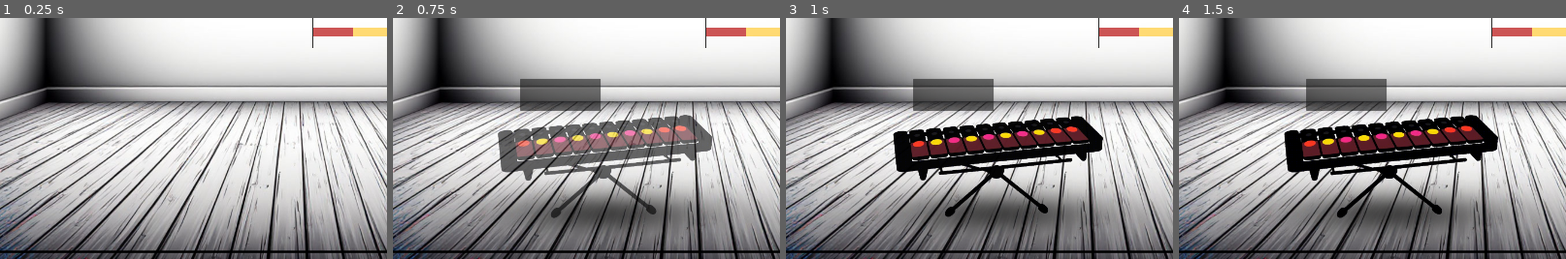
Above: before the commit, frames 1-4 (left to right).
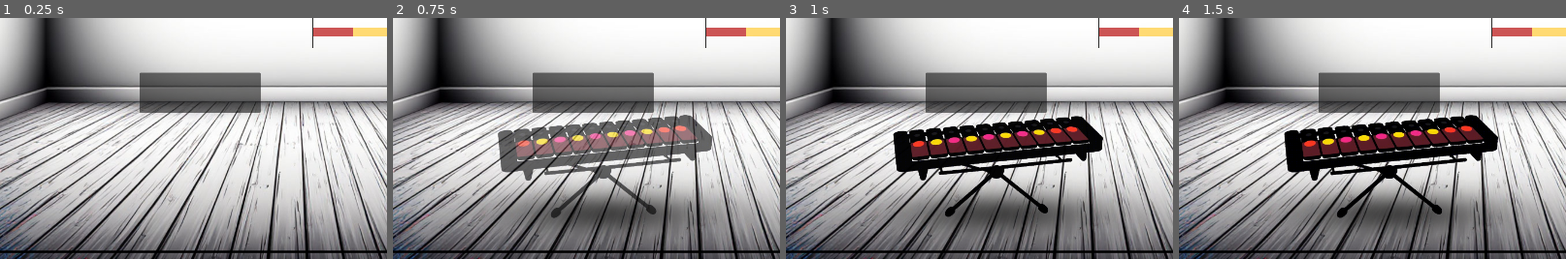
Above: after the commit, the same moments.

Repository: otumno/Bandgo
Game: Godot game, scene res://project/scenes/Game.tscn
Two runs of this game, one before a commit and one after it. Both use one fixed random seed, a clock stepped at 60 frames per second and the inputs below. This scene is started directly instead of the project's main scene.
Inputs (mouse positions are % of the whole screen's width and height, from its top left):
- Up to frame 1 (0.25 s): no input
- Up to frame 2 (0.75 s): click (10, 22) at 0.5 s
- Up to frame 3 (1 s): no input
- Up to frame 4 (1.5 s): click (26, 22) at 1.27 s
The pictures show only the part of the screen within x 12-62%, y 47-97%; the shares and areas given below are measured in that part.

The runs differ from the first frame. In frame 1, 5.3% of the frame differs, in the area x 36-68%, y 22-40%; in frame 2, 3.4%; in frame 3, 3.4%; in frame 4, 3.4%.

Commit message:
still semistable

Diff:
--- a/project/scenes/Game.tscn
+++ b/project/scenes/Game.tscn
@@ -10,18 +10,11 @@
 [ext_resource type="Script" uid="uid://c75nob438sph0" path="res://project/scripts/BPM_Manager.gd" id="7_f3117"]
 [ext_resource type="Script" uid="uid://cyi4htwqahhjt" path="res://project/scripts/Instrument.gd" id="10_mvo24"]
 [ext_resource type="Texture2D" uid="uid://cx4cbbkkni0bj" path="res://project/assets/textures/Shadow.png" id="13_n55ws"]
-[ext_resource type="AudioStream" uid="uid://1sgsdhge4w7g" path="res://project/assets/sounds/xylophon_1.ogg" id="14_lpm4y"]
-[ext_resource type="AudioStream" uid="uid://b8obbfx45w55r" path="res://project/assets/sounds/Barrel_Tom.ogg" id="14_nooqs"]
 [ext_resource type="Script" uid="uid://df1wy3kgm5iwy" path="res://project/scripts/PlayerUI.gd" id="14_qo2pe"]
-[ext_resource type="AudioStream" uid="uid://cexwuu2jf8lbn" path="res://project/assets/sounds/Barrel_Fail.ogg" id="15_ftep8"]
 [ext_resource type="Script" uid="uid://cckliyyl5npbh" path="res://project/scripts/BPM_SpritePulser.gd" id="15_nooqs"]
-[ext_resource type="AudioStream" uid="uid://dgpfnx58hv8hk" path="res://project/assets/sounds/xylophon_2.ogg" id="15_qlf8t"]
 [ext_resource type="Texture2D" uid="uid://bwobsrgdgjyrg" path="res://project/assets/textures/FRAME_1.png" id="16_ftep8"]
-[ext_resource type="AudioStream" uid="uid://dlk4cmhqva4db" path="res://project/assets/sounds/xylophon_3.ogg" id="16_n55ws"]
 [ext_resource type="Texture2D" uid="uid://dv6pg3jv73gwi" path="res://project/assets/textures/FRAME_2.png" id="17_27fkg"]
-[ext_resource type="AudioStream" uid="uid://clnxb7pknphow" path="res://project/assets/sounds/xylophon_4.ogg" id="17_rbt3f"]
 [ext_resource type="Texture2D" uid="uid://b77702pbc12b3" path="res://project/assets/textures/Xylophone.png" id="19_qlf8t"]
-[ext_resource type="PackedScene" uid="uid://cxu2mdfufhifo" path="res://project/scenes/ScorePopup.tscn" id="19_rbt3f"]
 [ext_resource type="AudioStream" uid="uid://cwv6euhypeclj" path="res://project/assets/sounds/Pata/Hay1.mp3" id="23_3kfp1"]
 [ext_resource type="AudioStream" uid="uid://duudovo1yobfm" path="res://project/assets/sounds/Pata/Hay2.mp3" id="24_i1c61"]
 [ext_resource type="Texture2D" uid="uid://b7nlbr70vc8v2" path="res://project/assets/textures/Tom1.png" id="24_n55ws"]
@@ -30,7 +23,6 @@
 [ext_resource type="PackedScene" uid="uid://6mtbhdt45dg6" path="res://project/scenes/Instruments/tomtom.tscn" id="29_sbvte"]
 [ext_resource type="PackedScene" uid="uid://d13po65stxlat" path="res://project/scenes/Instruments/pata.tscn" id="30_3kfp1"]
 [ext_resource type="PackedScene" uid="uid://cnxt0hd28011t" path="res://project/scenes/Instruments/pon.tscn" id="31_i1c61"]
-[ext_resource type="AudioStream" uid="uid://d1ybuhfyh30af" path="res://project/assets/sounds/Pata/pon-drum_YpFMJmj.mp3" id="32_i1c61"]
 
 [sub_resource type="RectangleShape2D" id="RectangleShape2D_f3117"]
 size = Vector2(519.804, 113)
@@ -90,11 +82,7 @@
 [node name="Instrument_Xylo" type="Area2D" parent="."]
 visible = false
 script = ExtResource("10_mvo24")
-sound_pattern = Array[AudioStream]([ExtResource("14_lpm4y"), ExtResource("15_qlf8t"), ExtResource("16_n55ws"), ExtResource("17_rbt3f")])
-first_click_sound = ExtResource("14_lpm4y")
-fail_sound = ExtResource("15_ftep8")
 instrument_type = "xylophone"
-score_popup_scene = ExtResource("19_rbt3f")
 
 [node name="Sprite2D" type="Sprite2D" parent="Instrument_Xylo"]
 position = Vector2(754, 934)
@@ -111,10 +99,6 @@
 [node name="Instrument_Tom" type="Area2D" parent="."]
 visible = false
 script = ExtResource("10_mvo24")
-sound_pattern = Array[AudioStream]([ExtResource("14_nooqs")])
-first_click_sound = ExtResource("14_nooqs")
-fail_sound = ExtResource("15_ftep8")
-score_popup_scene = ExtResource("19_rbt3f")
 
 [node name="Sprite2D" type="Sprite2D" parent="Instrument_Tom"]
 position = Vector2(1173, 935)
@@ -216,8 +200,11 @@
 
 [node name="Xylophone" parent="." instance=ExtResource("28_s8cov")]
 visible = false
-input_keys = Array[String]([])
-combo_colors = Array[Color]([Color(1, 0.843137, 0, 1), Color(0.862745, 0.0784314, 0.235294, 1), Color(0, 0.74902, 1, 1)])
+sound_pattern = Array[AudioStream]([])
+first_click_sound = null
+fail_sound = null
+input_keys = Array[AudioStream]([])
+score_popup_scene = null
 
 [node name="Sprite2D2" type="Sprite2D" parent="Xylophone"]
 position = Vector2(760, 1051)
@@ -226,7 +213,11 @@
 
 [node name="Tomtom" parent="." instance=ExtResource("29_sbvte")]
 visible = false
-input_keys = Array[String]([])
+sound_pattern = Array[AudioStream]([])
+first_click_sound = null
+fail_sound = null
+input_keys = Array[AudioStream]([])
+score_popup_scene = null
 display_offset = Vector2(0, 50)
 
 [node name="Sprite2D2" type="Sprite2D" parent="Tomtom"]
@@ -236,9 +227,16 @@
 
 [node name="Pata" parent="." instance=ExtResource("30_3kfp1")]
 visible = false
+sound_pattern = Array[AudioStream]([])
+first_click_sound = null
+fail_sound = null
+score_popup_scene = null
 
 [node name="Pon" parent="." instance=ExtResource("31_i1c61")]
 visible = false
-sound_pattern = Array[AudioStream]([ExtResource("32_i1c61")])
-input_keys = Array[String]([])
+sound_pattern = Array[AudioStream]([])
+first_click_sound = null
+fail_sound = null
+input_keys = Array[AudioStream]([])
+score_popup_scene = null
 display_offset = Vector2(0, 50)
--- a/project/scenes/InstrumentInfoDisplay.tscn
+++ b/project/scenes/InstrumentInfoDisplay.tscn
@@ -5,16 +5,19 @@
 [ext_resource type="FontFile" uid="uid://incgx0y42xki" path="res://project/Fonts/TOYZ.otf" id="3_imorw"]
 
 [node name="InstrumentInfoDisplay" type="Control"]
+custom_minimum_size = Vector2(300, 100)
 layout_mode = 3
 anchors_preset = 0
 script = ExtResource("1_3r5n2")
 
 [node name="PanelContainer" type="PanelContainer" parent="."]
+custom_minimum_size = Vector2(300, 100)
 layout_mode = 0
 offset_right = 200.0
 offset_bottom = 80.0
 
 [node name="HBoxContainer" type="HBoxContainer" parent="PanelContainer"]
+custom_minimum_size = Vector2(300, 100)
 layout_mode = 2
 
 [node name="LevelLabel" type="Label" parent="PanelContainer/HBoxContainer"]
--- a/project/scenes/Instruments/pata.tscn
+++ b/project/scenes/Instruments/pata.tscn
@@ -1,8 +1,6 @@
-[gd_scene load_steps=8 format=3 uid="uid://d13po65stxlat"]
+[gd_scene load_steps=6 format=3 uid="uid://d13po65stxlat"]
 
 [ext_resource type="Script" uid="uid://cyi4htwqahhjt" path="res://project/scripts/Instrument.gd" id="1_vlbhs"]
-[ext_resource type="AudioStream" uid="uid://bubqm5nfpqbpa" path="res://project/assets/sounds/Pata/pata-drum.mp3" id="2_tj3fd"]
-[ext_resource type="AudioStream" uid="uid://cexwuu2jf8lbn" path="res://project/assets/sounds/Barrel_Fail.ogg" id="3_mmrgp"]
 [ext_resource type="Texture2D" uid="uid://b7nlbr70vc8v2" path="res://project/assets/textures/Tom1.png" id="5_mwwht"]
 [ext_resource type="PackedScene" uid="uid://2mpj0r5wd4rl" path="res://project/scenes/InstrumentInfoDisplay.tscn" id="6_uk3x2"]
 [ext_resource type="PackedScene" uid="uid://cxu2mdfufhifo" path="res://project/scenes/ScorePopup.tscn" id="7_oavo0"]
@@ -10,13 +8,11 @@
 [sub_resource type="CircleShape2D" id="CircleShape2D_mmrgp"]
 radius = 110.0
 
-[node name="Pata" type="Area2D"]
+[node name="Pata" type="Area2D" node_paths=PackedStringArray("info_display")]
 script = ExtResource("1_vlbhs")
-sound_pattern = Array[AudioStream]([ExtResource("2_tj3fd")])
-first_click_sound = ExtResource("2_tj3fd")
-fail_sound = ExtResource("3_mmrgp")
 instrument_type = "pata"
 score_popup_scene = ExtResource("7_oavo0")
+info_display = NodePath("InfoDisplay")
 
 [node name="Sprite2D" type="Sprite2D" parent="."]
 position = Vector2(1391, 879)
@@ -32,5 +28,5 @@
 [node name="InfoDisplay" parent="." instance=ExtResource("6_uk3x2")]
 offset_left = 1183.0
 offset_top = 641.0
-offset_right = 1183.0
-offset_bottom = 641.0
+offset_right = 1483.0
+offset_bottom = 741.0
--- a/project/scenes/Instruments/pon.tscn
+++ b/project/scenes/Instruments/pon.tscn
@@ -1,8 +1,6 @@
-[gd_scene load_steps=8 format=3 uid="uid://cnxt0hd28011t"]
+[gd_scene load_steps=6 format=3 uid="uid://cnxt0hd28011t"]
 
 [ext_resource type="Script" uid="uid://cyi4htwqahhjt" path="res://project/scripts/Instrument.gd" id="1_vlbhs"]
-[ext_resource type="AudioStream" uid="uid://b8obbfx45w55r" path="res://project/assets/sounds/Barrel_Tom.ogg" id="2_mwwht"]
-[ext_resource type="AudioStream" uid="uid://d1ybuhfyh30af" path="res://project/assets/sounds/Pata/pon-drum_YpFMJmj.mp3" id="3_gfjm7"]
 [ext_resource type="Texture2D" uid="uid://b7nlbr70vc8v2" path="res://project/assets/textures/Tom1.png" id="5_mwwht"]
 [ext_resource type="PackedScene" uid="uid://2mpj0r5wd4rl" path="res://project/scenes/InstrumentInfoDisplay.tscn" id="6_ua6pb"]
 [ext_resource type="PackedScene" uid="uid://cxu2mdfufhifo" path="res://project/scenes/ScorePopup.tscn" id="7_oavo0"]
@@ -10,16 +8,10 @@
 [sub_resource type="CircleShape2D" id="CircleShape2D_mmrgp"]
 radius = 110.0
 
-[node name="Pon" type="Area2D" node_paths=PackedStringArray("info_display")]
+[node name="Pon" type="Area2D"]
 script = ExtResource("1_vlbhs")
-sound_pattern = Array[AudioStream]([ExtResource("2_mwwht")])
-first_click_sound = ExtResource("3_gfjm7")
-fail_sound = ExtResource("3_gfjm7")
 instrument_type = "pon"
-input_keys = Array[String](["d"])
 score_popup_scene = ExtResource("7_oavo0")
-info_display = NodePath("InfoDisplay")
-display_offset = Vector2(0, 0)
 
 [node name="Sprite2D" type="Sprite2D" parent="."]
 position = Vector2(1701, 991)
@@ -33,7 +25,7 @@
 [node name="AudioStreamPlayer" type="AudioStreamPlayer" parent="."]
 
 [node name="InfoDisplay" parent="." instance=ExtResource("6_ua6pb")]
-offset_left = 1506.0
-offset_top = 770.0
-offset_right = 1506.0
-offset_bottom = 770.0
+offset_left = 1585.0
+offset_top = 764.0
+offset_right = 1585.0
+offset_bottom = 764.0
--- a/project/scenes/Instruments/tomtom.tscn
+++ b/project/scenes/Instruments/tomtom.tscn
@@ -1,8 +1,6 @@
-[gd_scene load_steps=8 format=3 uid="uid://6mtbhdt45dg6"]
+[gd_scene load_steps=6 format=3 uid="uid://6mtbhdt45dg6"]
 
 [ext_resource type="Script" uid="uid://cyi4htwqahhjt" path="res://project/scripts/Instrument.gd" id="1_vlbhs"]
-[ext_resource type="AudioStream" uid="uid://b8obbfx45w55r" path="res://project/assets/sounds/Barrel_Tom.ogg" id="2_mwwht"]
-[ext_resource type="AudioStream" uid="uid://cexwuu2jf8lbn" path="res://project/assets/sounds/Barrel_Fail.ogg" id="3_mmrgp"]
 [ext_resource type="Texture2D" uid="uid://b7nlbr70vc8v2" path="res://project/assets/textures/Tom1.png" id="5_mwwht"]
 [ext_resource type="PackedScene" uid="uid://2mpj0r5wd4rl" path="res://project/scenes/InstrumentInfoDisplay.tscn" id="6_mmrgp"]
 [ext_resource type="PackedScene" uid="uid://cxu2mdfufhifo" path="res://project/scenes/ScorePopup.tscn" id="7_oavo0"]
@@ -10,16 +8,10 @@
 [sub_resource type="CircleShape2D" id="CircleShape2D_mmrgp"]
 radius = 110.0
 
-[node name="Tomtom" type="Area2D" node_paths=PackedStringArray("info_display")]
+[node name="Tomtom" type="Area2D"]
 script = ExtResource("1_vlbhs")
-sound_pattern = Array[AudioStream]([ExtResource("2_mwwht")])
-first_click_sound = ExtResource("2_mwwht")
-fail_sound = ExtResource("3_mmrgp")
 instrument_type = "tomtom"
-input_keys = Array[String](["d"])
 score_popup_scene = ExtResource("7_oavo0")
-info_display = NodePath("InfoDisplay")
-display_offset = Vector2(0, 0)
 
 [node name="Sprite2D" type="Sprite2D" parent="."]
 position = Vector2(1173, 935)
@@ -33,7 +25,7 @@
 [node name="AudioStreamPlayer" type="AudioStreamPlayer" parent="."]
 
 [node name="InfoDisplay" parent="." instance=ExtResource("6_mmrgp")]
-offset_left = 974.0
-offset_top = 724.0
-offset_right = 974.0
-offset_bottom = 724.0
+offset_left = 1078.0
+offset_top = 708.0
+offset_right = 1078.0
+offset_bottom = 708.0
--- a/project/scenes/Instruments/xylophone.tscn
+++ b/project/scenes/Instruments/xylophone.tscn
@@ -1,11 +1,6 @@
-[gd_scene load_steps=11 format=3 uid="uid://b26bqkmk3hi5o"]
+[gd_scene load_steps=6 format=3 uid="uid://b26bqkmk3hi5o"]
 
 [ext_resource type="Script" uid="uid://cyi4htwqahhjt" path="res://project/scripts/Instrument.gd" id="1_vlbhs"]
-[ext_resource type="AudioStream" uid="uid://1sgsdhge4w7g" path="res://project/assets/sounds/xylophon_1.ogg" id="2_eoq7y"]
-[ext_resource type="AudioStream" uid="uid://dgpfnx58hv8hk" path="res://project/assets/sounds/xylophon_2.ogg" id="3_7vrhm"]
-[ext_resource type="AudioStream" uid="uid://dlk4cmhqva4db" path="res://project/assets/sounds/xylophon_3.ogg" id="4_0yqa7"]
-[ext_resource type="AudioStream" uid="uid://clnxb7pknphow" path="res://project/assets/sounds/xylophon_4.ogg" id="5_h3h0p"]
-[ext_resource type="AudioStream" uid="uid://dxmcutit8pbbu" path="res://project/assets/sounds/xylophon_Fail.ogg" id="6_x8ecp"]
 [ext_resource type="PackedScene" uid="uid://cxu2mdfufhifo" path="res://project/scenes/ScorePopup.tscn" id="7_oavo0"]
 [ext_resource type="Texture2D" uid="uid://b77702pbc12b3" path="res://project/assets/textures/Xylophone.png" id="8_6jyws"]
 [ext_resource type="PackedScene" uid="uid://2mpj0r5wd4rl" path="res://project/scenes/InstrumentInfoDisplay.tscn" id="9_eoq7y"]
@@ -15,11 +10,7 @@
 
 [node name="Xylophone" type="Area2D"]
 script = ExtResource("1_vlbhs")
-sound_pattern = Array[AudioStream]([ExtResource("2_eoq7y"), ExtResource("3_7vrhm"), ExtResource("4_0yqa7"), ExtResource("5_h3h0p")])
-first_click_sound = ExtResource("4_0yqa7")
-fail_sound = ExtResource("6_x8ecp")
 instrument_type = "xylophone"
-input_keys = Array[String](["a"])
 score_popup_scene = ExtResource("7_oavo0")
 
 [node name="Sprite2D" type="Sprite2D" parent="."]
@@ -34,8 +25,10 @@
 
 [node name="AudioStreamPlayer" type="AudioStreamPlayer" parent="."]
 
-[node name="InfoDisplay" parent="." instance=ExtResource("9_eoq7y")]
-offset_left = 543.0
-offset_top = 716.0
-offset_right = 543.0
-offset_bottom = 716.0
+[node name="UILayer" type="CanvasLayer" parent="."]
+
+[node name="InfoDisplay" parent="UILayer" instance=ExtResource("9_eoq7y")]
+offset_left = 574.0
+offset_top = 701.0
+offset_right = 874.0
+offset_bottom = 801.0
--- a/project/scripts/Instrument.gd
+++ b/project/scripts/Instrument.gd
@@ -40,7 +40,7 @@
 @export_category("Info Display")
 @export var info_display: Control
 @export var display_offset: Vector2 = Vector2(0, 50)
-@export var auto_position_display: bool = true
+@export var auto_position_display: bool = false  # Отключено по умолчанию
 
 ## Настройки комбо
 @export_category("Combo Settings")
@@ -100,23 +100,141 @@
 	call_deferred("_initialize_scale")
 	add_to_group("instruments")
 
+	# Настройка дисплея
 	if info_display:
+		# Сохраняем позицию из редактора
+		var canvas_layer = get_tree().root.get_node_or_null("InstrumentUILayer")
+		if not canvas_layer:
+			canvas_layer = CanvasLayer.new()
+			canvas_layer.name = "InstrumentUILayer"
+			get_tree().root.add_child(canvas_layer)
+
+		# Перемещаем info_display в CanvasLayer
+		var old_parent = info_display.get_parent()
+		if old_parent:
+			old_parent.remove_child(info_display)
+		canvas_layer.add_child(info_display)
+		info_display.owner = canvas_layer
+
+		# Корректируем позицию относительно sprite
+		if sprite:
+			var initial_pos = info_display.position  # Позиция из редактора
+			var sprite_pos = sprite.global_position
+			var viewport = get_viewport()
+			var camera = viewport.get_camera_2d()
+			if camera:
+				sprite_pos = camera.get_screen_position(sprite.global_position)
+			info_display.position = sprite_pos + initial_pos  # Корректируем относительно sprite
+			info_display.visible = true
+			info_display.z_index = 10
+			print("Instrument %s: Using editor position for info_display: %s, size=%s, visible=%s" % [instrument_type, info_display.position, info_display.size, info_display.visible])
+
+		# Обновляем содержимое дисплея
 		if info_display.has_method("update_display"):
 			info_display.update_display(current_level, current_combo_multiplier)
-			print("Instrument %s: Initial display update - Level: %d, Multiplier: %d, Display visible: %s" % [instrument_type, current_level, current_combo_multiplier, info_display.visible])
 		else:
-			push_warning("Instrument %s: InfoDisplay missing update_display() method" % instrument_type)
+			# Добавляем метод update_display, если его нет
+			info_display.set_script(GDScript.new())
+			info_display.get_script().source_code = """
+extends Control
+
+var level_label: Label
+var multiplier_label: Label
+
+func _ready():
+	level_label = get_node_or_null("LevelLabel")
+	multiplier_label = get_node_or_null("MultiplierLabel")
+	if level_label:
+		level_label.text = "Lv.0"
+	if multiplier_label:
+		multiplier_label.text = "x1"
+
+func update_display(level: int, multiplier: int):
+	if level_label:
+		level_label.text = "Lv.%d" % level
+	if multiplier_label:
+		multiplier_label.text = "x%d" % multiplier
+	visible = true
+"""
+			info_display.get_script().reload()
+			if info_display.has_method("update_display"):
+				info_display.update_display(current_level, current_combo_multiplier)
+			else:
+				push_warning("Instrument %s: Failed to add update_display method to info_display" % [instrument_type])
 	else:
-		push_warning("Instrument %s: info_display is null" % instrument_type)
+		# Если info_display отсутствует, создаем его программно
+		var canvas_layer = get_tree().root.get_node_or_null("InstrumentUILayer")
+		if not canvas_layer:
+			canvas_layer = CanvasLayer.new()
+			canvas_layer.name = "InstrumentUILayer"
+			get_tree().root.add_child(canvas_layer)
+
+		info_display = Control.new()
+		info_display.name = "InstrumentInfoDisplay"
+		canvas_layer.add_child(info_display)
+		info_display.owner = canvas_layer
+
+		var panel = PanelContainer.new()
+		info_display.add_child(panel)
+		var vbox = VBoxContainer.new()
+		panel.add_child(vbox)
+
+		var level_label = Label.new()
+		level_label.name = "LevelLabel"
+		level_label.text = "Lv.%d" % current_level
+		vbox.add_child(level_label)
+
+		var multiplier_label = Label.new()
+		multiplier_label.name = "MultiplierLabel"
+		multiplier_label.text = "x%d" % current_combo_multiplier
+		vbox.add_child(multiplier_label)
+
+		# Добавляем метод update_display
+		info_display.set_script(GDScript.new())
+		info_display.get_script().source_code = """
+extends Control
+
+var level_label: Label
+var multiplier_label: Label
+
+func _ready():
+	level_label = get_node_or_null("LevelLabel")
+	multiplier_label = get_node_or_null("MultiplierLabel")
+	if level_label:
+		level_label.text = "Lv.0"
+	if multiplier_label:
+		multiplier_label.text = "x1"
+
+func update_display(level: int, multiplier: int):
+	if level_label:
+		level_label.text = "Lv.%d" % level
+	if multiplier_label:
+		multiplier_label.text = "x%d" % multiplier
+	visible = true
+"""
+		info_display.get_script().reload()
+
+		if sprite:
+			var sprite_pos = sprite.global_position
+			var viewport = get_viewport()
+			var camera = viewport.get_camera_2d()
+			if camera:
+				sprite_pos = camera.get_screen_position(sprite.global_position)
+			info_display.position = sprite_pos + Vector2(0, sprite.texture.get_height() * sprite.scale.y / 2 + 50)
+		else:
+			info_display.position = Vector2(100, 100)  # Запасная позиция
+		info_display.size = Vector2(150, 60)
+		info_display.visible = true
+		info_display.z_index = 10
+		print("Instrument %s: Created info_display at position: %s, size=%s, visible=%s" % [instrument_type, info_display.position, info_display.size, info_display.visible])
+
+		# Обновляем содержимое дисплея
+		if info_display.has_method("update_display"):
+			info_display.update_display(current_level, current_combo_multiplier)
 
 func _process(_delta: float):
-	if auto_position_display and info_display and sprite and _is_ready:
-		var sprite_bottom = sprite.global_position.y + sprite.texture.get_height() * sprite.scale.y
-		info_display.global_position.x = sprite.global_position.x + sprite.texture.get_width() * sprite.scale.x / 2 - info_display.size.x / 2
-		info_display.global_position.y = sprite_bottom + display_offset.y
-		if not info_display.visible:
-			info_display.visible = true
-			print("Instrument %s: Forced info_display visible in _process" % instrument_type)
+	# Отключено автопозиционирование
+	pass
 
 ### ======================
 ### МЕТОДЫ ИНИЦИАЛИЗАЦИИ
Not shown: 1 places in project/scenes/Game.tscn that only renumber resources
